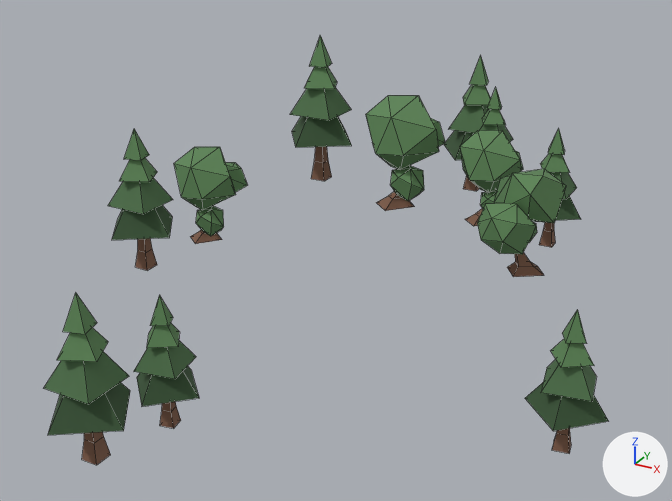
Two versions of the FBX model Assets/Game/Models/grupo arboles decoracion.FBX, one commit apart.
Camera for both pictures: a 50 mm lens placed at (3.0, -5.46, 7.6), pointed at (0.05, -0.08, 4.92). Lighting does not change. The marker at lower right points along +X, +Y and +Z. Mesh edges are drawn as thin lines. Where no turn or scale is listed for an object, it has been applied to the vertices.

Before the edit, the objects in view are built like this:
```python
ob_pino00 = bpy.data.objects.new('pino00', me_mesh_002)
ob_pino00.location = (0.0, 0.0, 0.0)
ob_pino011 = bpy.data.objects.new('pino011', me_mesh_010)
ob_pino011.location = (0.0, 0.0, 0.0)
ob_pino012 = bpy.data.objects.new('pino012', me_mesh_011)
ob_pino012.location = (0.0, 0.0, 0.0)
ob_pino03 = bpy.data.objects.new('pino03', me_mesh)
ob_pino03.location = (0.0, 0.0, 0.0)
ob_pino05 = bpy.data.objects.new('pino05', me_mesh_001)
ob_pino05.location = (0.0, 0.0, 0.0)
# also in view: 'pino007' at (-0.03, 2.88, 5.1); 'pino010' at (0.02, -2.58, 5.18); 'pino006' at (-1.1, 1.72, 5.38); 'pino009' at (0.36, 2.23, 5.18); 'pino' at (-1.4, -0.46, 5.17)
```
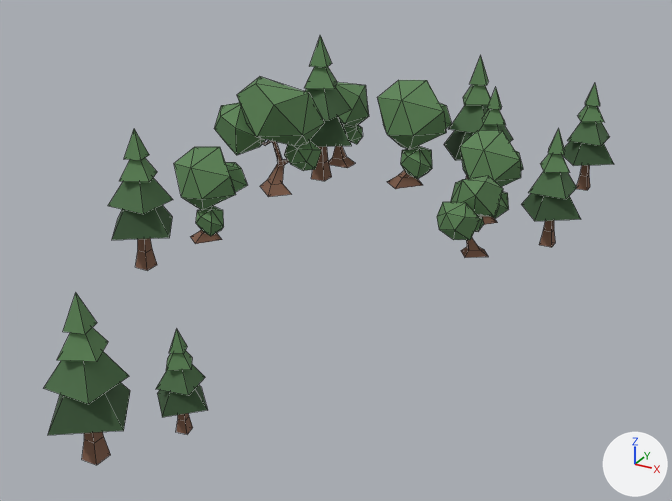
Patch to the scene script:
```diff
--- a/Assets/Game/Models/grupo arboles decoracion.FBX.py
+++ b/Assets/Game/Models/grupo arboles decoracion.FBX.py
@@ me_mesh_010 @@
 me_mesh_010.from_pydata(...)  # 36 vertices, 34 faces; spans x -0.129..0.301, y -2.283..-1.853, z 4.639..5.434
 # used by ob_pino011; location = (0.0, 0.0, 0.0)
+# me_mesh_010 part 3: the whole mesh is scaled about its middle by 0.805, then moved by (0.075, 0.026, -0.115)
 me_mesh_010.materials.append(mat_material__121)
@@ me_mesh @@
 me_mesh.from_pydata(...)  # 90 vertices, 110 faces; spans x -0.536..0.107, y 1.266..2.202, z 4.632..5.593
 # used by ob_pino03; location = (0.0, 0.0, 0.0)
+# me_mesh part 2: the whole mesh is moved by (-0.164, 0.554, 0.0)
 me_mesh.materials.append(mat_material__120)
@@ me_mesh_002 @@
 me_mesh_002.from_pydata(...)  # 90 vertices, 110 faces; spans x 0.978..1.484, y 0.032..0.804, z 4.796..5.553
 # used by ob_pino00; location = (0.0, 0.0, 0.0)
+# me_mesh_002 part 1: the whole mesh is scaled about its middle by 0.799, then moved by (-0.44, 0.181, -0.099)
 me_mesh_002.materials.append(mat_material__120)
@@ me_mesh_001_1 @@
+me_mesh_001_1.from_pydata(...)  # 90 vertices, 110 faces; spans x -1.735..-0.796, y 0.781..1.422, z 4.81..5.771
+# faces by material slot: [47, 63]
+me_mesh_001_1.materials.append(mat_material__120)  # brown #815d49
+me_mesh_001_1.materials.append(mat_material__31)  # green #5c8455
@@ me_mesh_1 @@
+me_mesh_1.from_pydata(...)  # 90 vertices, 110 faces; spans x -1.787..-1.104, y 2.156..2.911, z 4.583..5.433
+# faces by material slot: [47, 63]
+me_mesh_1.materials.append(mat_material__120)  # brown #815d49
+me_mesh_1.materials.append(mat_material__31)  # green #5c8455
@@ me_mesh_013 @@
+me_mesh_013.from_pydata(...)  # 36 vertices, 34 faces; spans x 0.922..1.423, y 2.141..2.642, z 4.807..5.748
+# faces by material slot: [14, 10, 5, 5]
+me_mesh_013.materials.append(mat_material__121)  # brown #815d49
+me_mesh_013.materials.append(mat_material__102)  # green #5c8455
+me_mesh_013.materials.append(mat_material__106)  # dark green #4b6e47
+me_mesh_013.materials.append(mat_material__108)  # dark green #385535
@@ ob_pino012 @@
-ob_pino012 = bpy.data.objects.new('pino012', me_mesh_011)
-ob_pino012.location = (0.0, 0.0, 0.0)
@@ ob_pino02 @@
+ob_pino02 = bpy.data.objects.new('pino02', me_mesh_001_1)
+ob_pino02.location = (0.0, 0.0, 0.0)
@@ ob_pino04 @@
+ob_pino04 = bpy.data.objects.new('pino04', me_mesh_1)
+ob_pino04.location = (0.0, 0.0, 0.0)
@@ ob_pino020 @@
+ob_pino020 = bpy.data.objects.new('pino020', me_mesh_013)
+ob_pino020.location = (0.0, 0.0, 0.0)
```

Boxes (x1, y1, x2, y2) around the edits, measured in the pictures (672 x 501 px):
'pino00', mesh rescaled (26% narrower, 24% shorter): before (477, 169, 566, 277); after (437, 176, 503, 258)
'pino02', added (green): after (214, 77, 324, 197)
    faces in mat_material__31 (green #5c8455): (214, 77, 324, 171)
    faces in mat_material__120 (brown #815d49): (260, 140, 291, 197)
'pino03', mesh moved: before (366, 95, 445, 211); after (378, 80, 452, 189)
'pino011', mesh rescaled (20% narrower, 21% shorter): before (134, 295, 199, 428); after (156, 329, 208, 434)
'pino012', deleted (green): before (525, 310, 609, 453)
    faces in mat_material__108 (dark green #385535): (525, 383, 609, 431)
    faces in mat_material__106 (dark green #4b6e47): (541, 359, 596, 401)
    faces in mat_material__102 (green #5c8455): (551, 310, 594, 368)
    faces in mat_material__121 (brown #815d49): (552, 428, 571, 453)
'pino020', added (green): after (562, 83, 614, 190)
    faces in mat_material__108 (dark green #385535): (562, 141, 614, 166)
    faces in mat_material__106 (dark green #4b6e47): (567, 122, 610, 146)
    faces in mat_material__102 (green #5c8455): (578, 83, 604, 122)
    faces in mat_material__121 (brown #815d49): (576, 165, 590, 190)
'pino04', added (green): after (329, 82, 369, 168)
    faces in mat_material__31 (green #5c8455): (335, 82, 369, 144)
    faces in mat_material__120 (brown #815d49): (329, 146, 355, 168)
